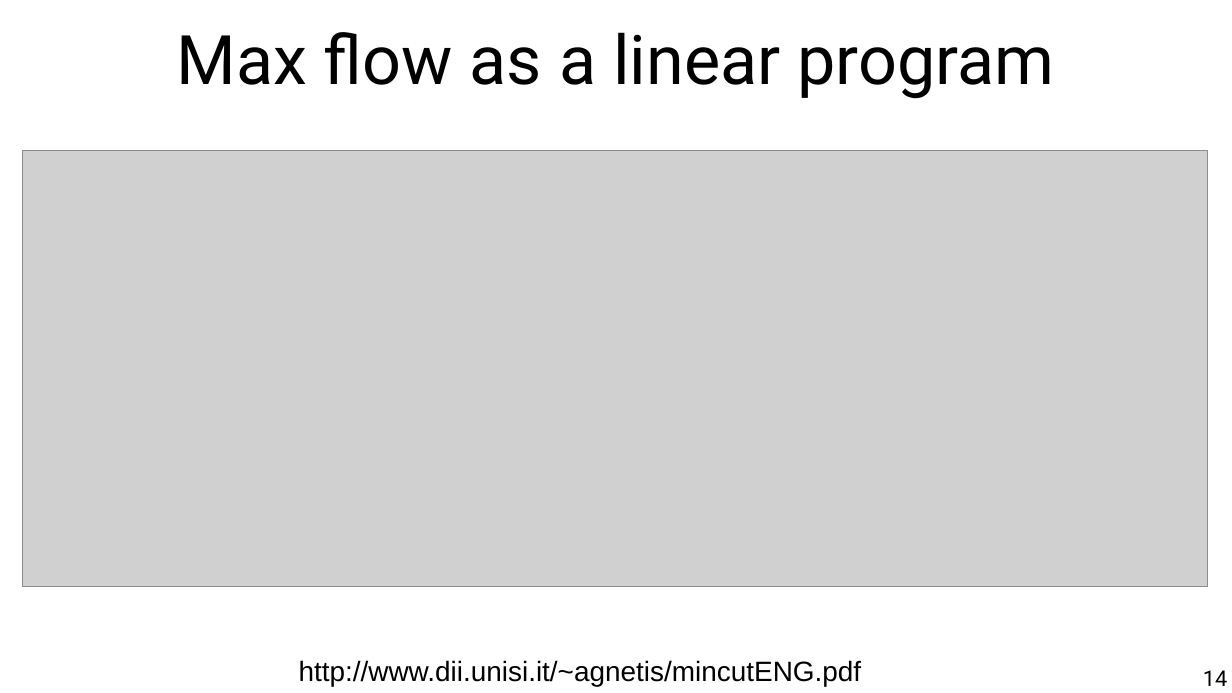
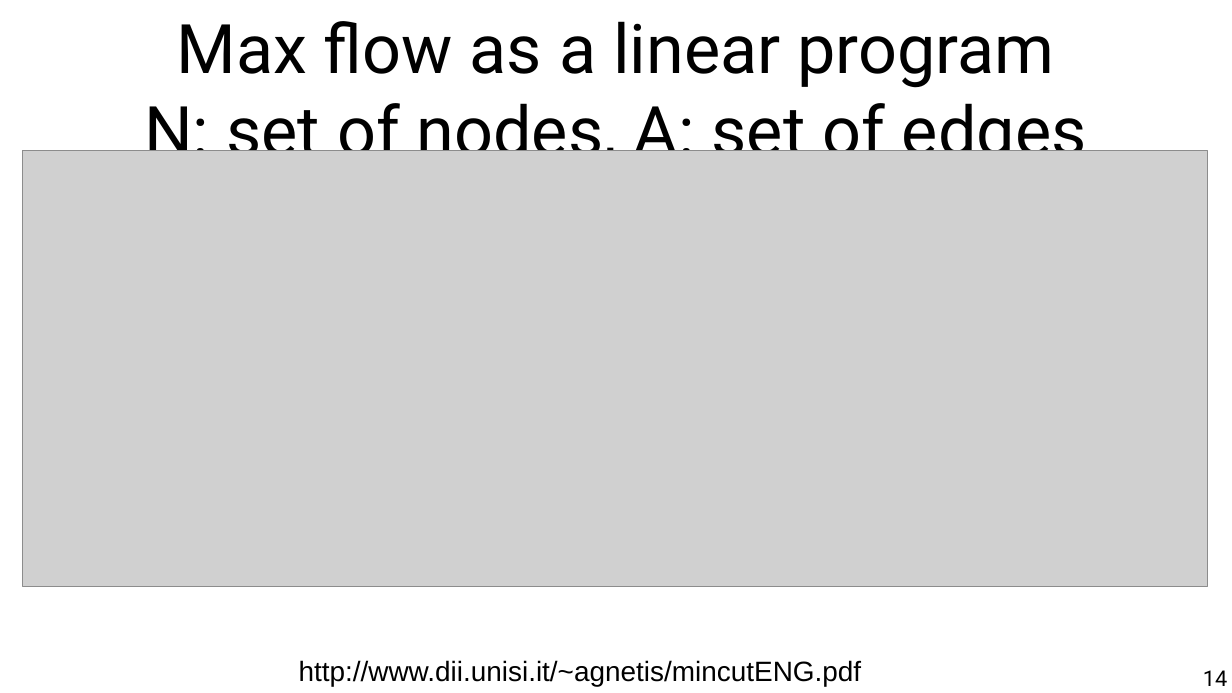
Before and after one commit to chatox/networks-science-course, a slide deck: slide 14 of theory/tt12_network_flows.odp. Drawn at 1232x693 pixels with LibreOffice and Linux fonts; fonts in the diff are those of the drawing; grey boxes stand for pictures. Boxes give left, top, right and bottom in pixels: in the first picture for what was removed or moved away, otherwise in the second. Text is boxed around its words. In the diff, an @@ line names an element or a change of style, - is before the commit and + after.

```diff
--- a/theory/tt12_network_flows.odp
+++ b/theory/tt12_network_flows.odp
@@ title at (144,21,1086,171): text changed @@
-Max flow as a linear program
+Max flow as a linear program
+N: set of nodes, A: set of edges
```
Also in this commit, not shown: 9 other slides changed, 3 other files.
